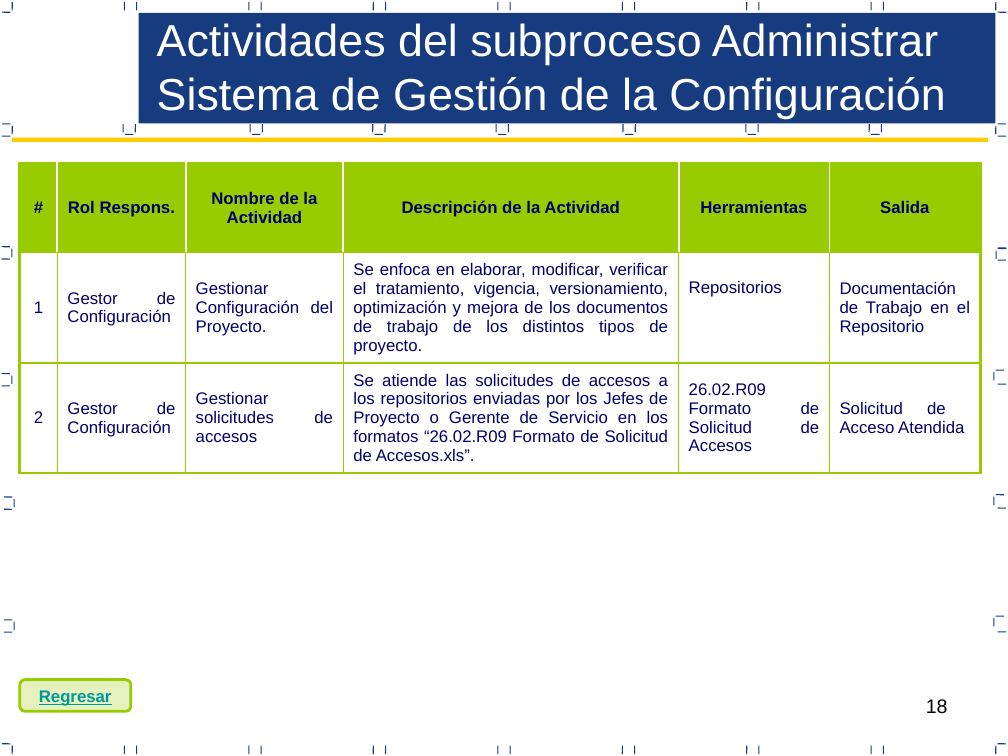
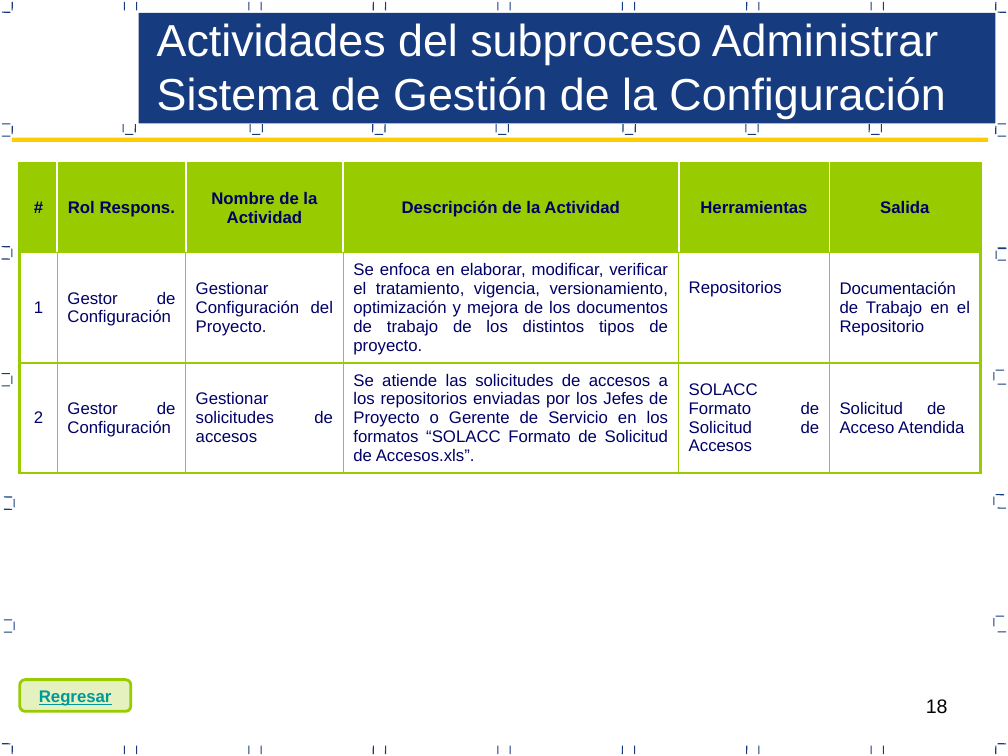
Before and after one commit to acporras/documentationStaradmin, a slide deck: slide 18 of Area de proceso CM/PGC_V1.0_2017.pptx. Drawn at 1008x756 pixels with LibreOffice and Linux fonts; fonts in the diff are those of the drawing. Boxes give left, top, right and bottom in pixels: in the first picture for what was removed or moved away, otherwise in the second. Text is boxed around its words. In the diff, an @@ line names an element or a change of style, - is before the commit and + after.

```diff
--- a/Area de proceso CM/PGC_V1.0_2017.pptx
+++ b/Area de proceso CM/PGC_V1.0_2017.pptx
@@ table at bbox=[20, 163, 981, 474] @@
-row 3, column 4: Se atiende las solicitudes de accesos a los repositorios enviadas por los Jefes de Proyecto o Gerente de Servicio en los formatos “26.02.R09 Formato de Solicitud de Accesos.xls”.
+row 3, column 4: Se atiende las solicitudes de accesos a los repositorios enviadas por los Jefes de Proyecto o Gerente de Servicio en los formatos “SOLACC Formato de Solicitud de Accesos.xls”.
-row 3, column 5: 26.02.R09 Formato de Solicitud de Accesos
+row 3, column 5: SOLACC Formato de Solicitud de Accesos
```
Also in this commit, not shown: 12 other slides changed, 10 other files.
